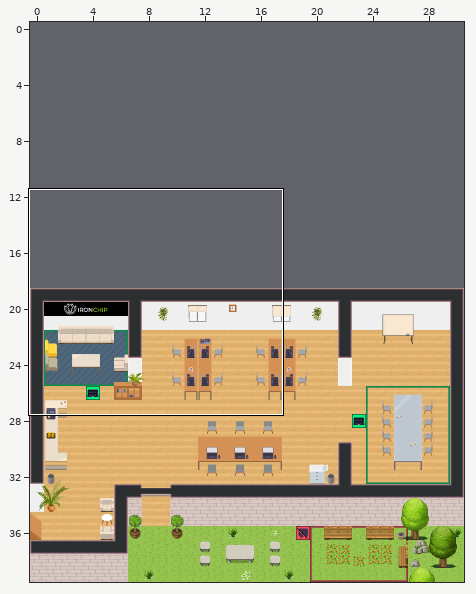
Two states of a Tiled map (JSON), map.tmj. Above: a wide view before the commit, with the close-up outlined.
Close-up. The starting point:
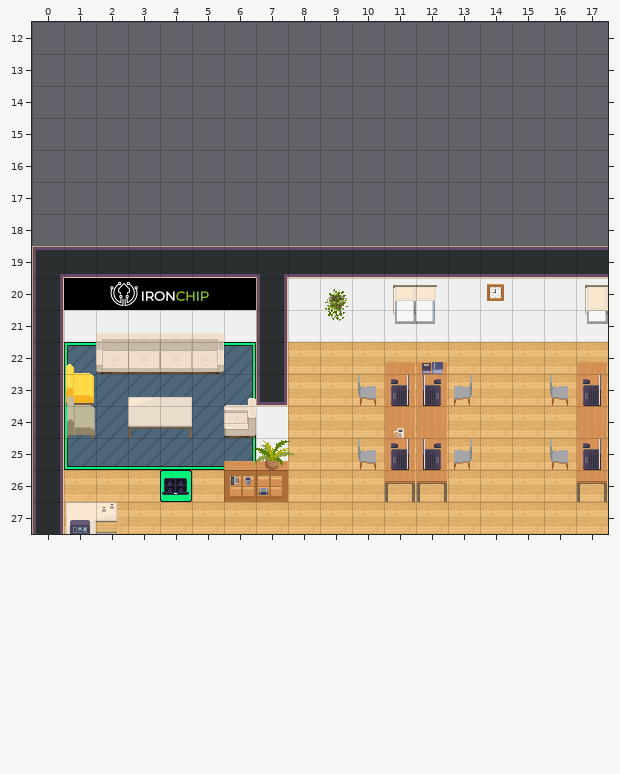
Cells are 32x32 px. Shown: x 0..17, y 12..27. The commit also changed other parts of the map, which this record leaves out. The old version is drawn lined up with the new one.
The result:
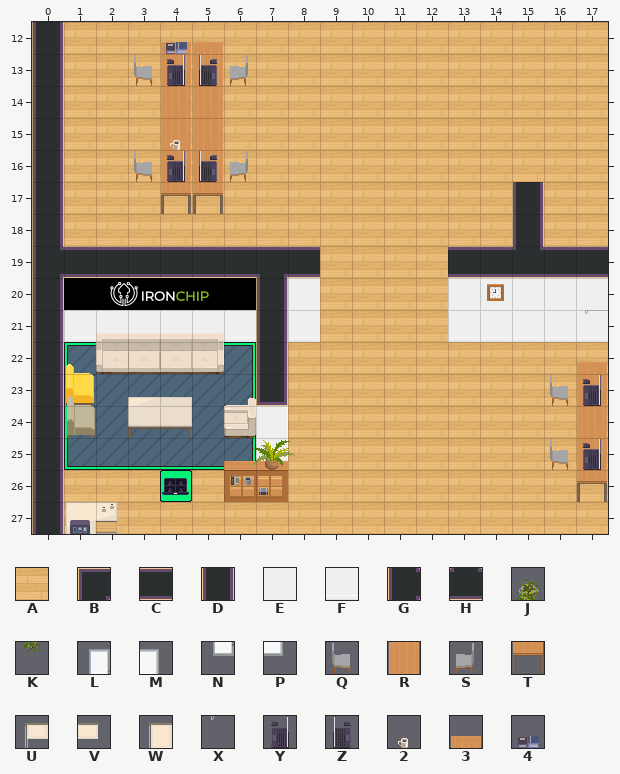
Key: from "Chunk 1": A 2, B 23, C 24, D 27, E 28, F 29, G 30, H 36, J 45, K 47, L 58, M 59, N 66, P 67, Q 80, R 81, S 82, T 88, U 137, V 138, W 139, X 141, Y 146, Z 147, 2 149 flipped left-right, 3 160, 4 193.
_ is an empty cell.
The edit:
map size 31x21 -> 31x40 cells (old content now starts at 0,19; both pictures use the new coordinates)
Layer "floor/floor1":
y 12..16: x 1..17 _________________ -> AAAAAAAAAAAAAAAAA
y 17..18: x 1..14 ______________ -> AAAAAAAAAAAAAA; x 16..17 __ -> AA
y 19..21: x 9..12 ____ -> AAAA
Layer "walls/walls1":
y 12..16: x 0 _ -> D
y 17..18: x 0 _ -> D; x 15 _ -> D
y 19: x 0 B -> G; x 9..12 CCCC -> ____; x 15 C -> H
y 20: x 9..12 EEEE -> ____
y 21: x 9..12 FFFF -> ____
Layer "walls/walls2":
y 20: x 9 J -> _
y 21: x 9 K -> _
Layer "furniture/furniture2":
y 13: x 3..6 ____ -> QRRS
y 14..15: x 4..5 __ -> RR
y 16: x 3..6 ____ -> QRRS
y 17: x 4..5 __ -> TT
y 20: x 11..12 LM -> __; x 17 L -> _
y 21: x 11..12 NP -> __; x 17 N -> _
y 23: x 10..13 QRRS -> ____
y 24: x 11..12 RR -> __
y 25: x 10..13 QRRS -> ____
y 26: x 11..12 TT -> __
Layer "furniture/furniture3":
y 13: x 4..5 __ -> YZ
y 15: x 4 _ -> 2
y 16: x 4..5 __ -> YZ
y 20: x 11..12 UV -> __; x 17 W -> _
y 21: x 11 X -> _
y 23: x 11..12 YZ -> __
y 24: x 11 2 -> _
y 25: x 11..12 YZ -> __
Layer "above/above1":
y 12: x 4..5 __ -> 33
y 22: x 11..12 33 -> __
Layer "above/above2":
y 12: x 4 _ -> 4
y 22: x 12 4 -> _
Changed places in both close-ups, as pixel boxes (x1, y1, x2, y2):
changed: (32, 22, 608, 502)
